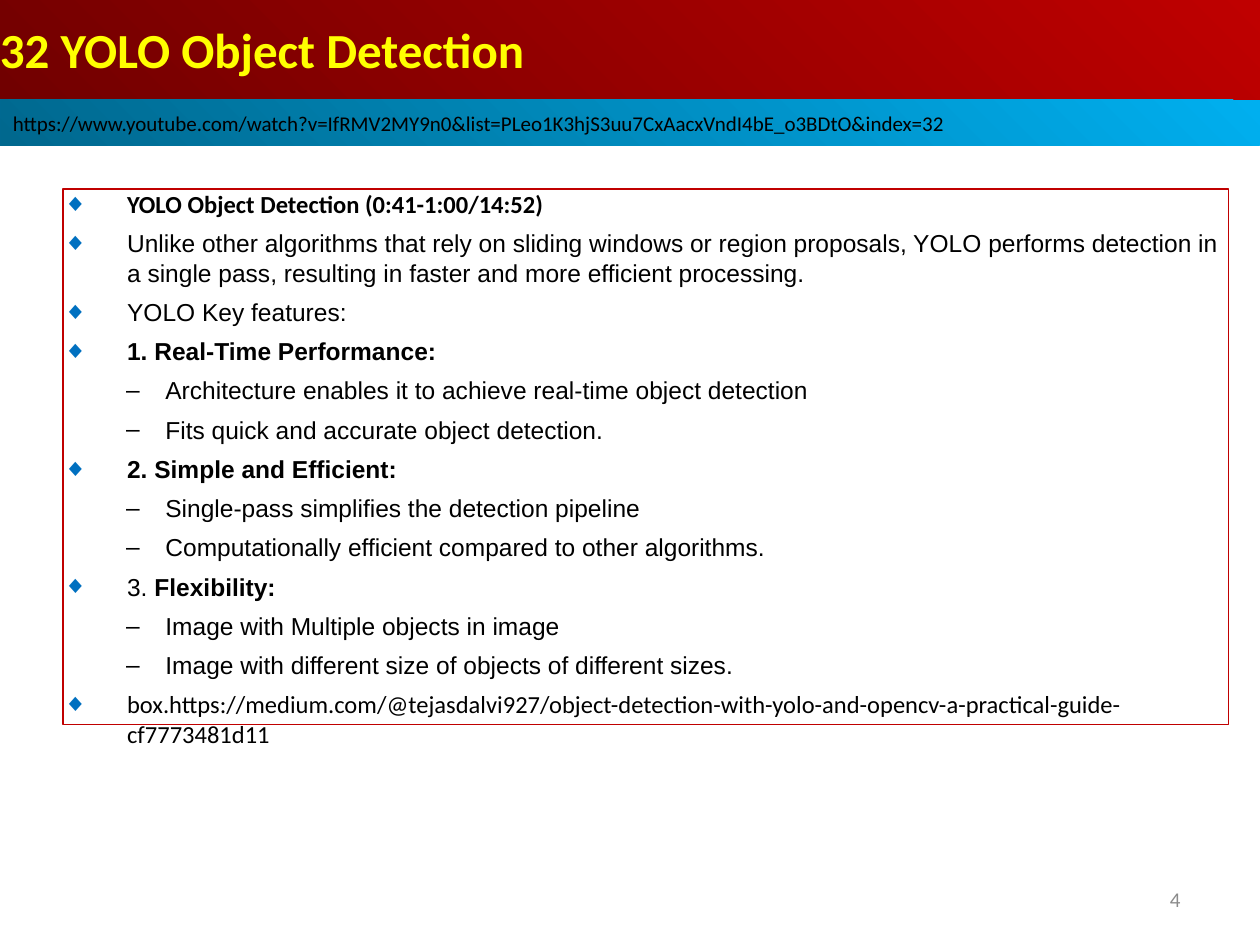
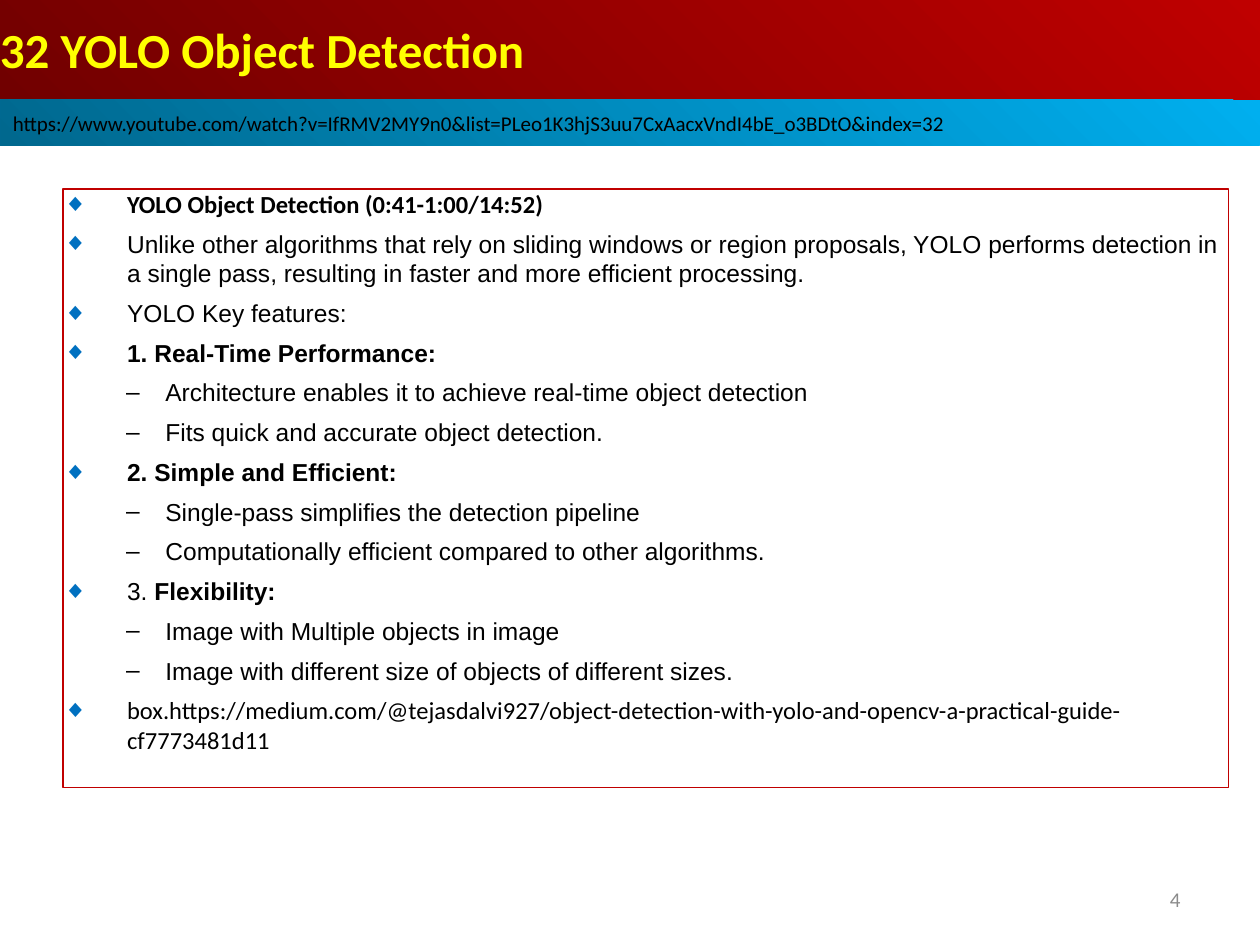
Before and after one commit to peterhchen/AIU_CS512_DL, a slide deck: slide 4 of 000_Lecture_Project/week15/01_Lecture/32.01_YOLO_History.ppt. Drawn at 1260x945 pixels with LibreOffice and Linux fonts; fonts in the diff are those of the drawing. Boxes give left, top, right and bottom in pixels: in the first picture for what was removed or moved away, otherwise in the second. Text is boxed around its words. In the diff, an @@ line names an element or a change of style, - is before the commit and + after.

```diff
--- a/000_Lecture_Project/week15/01_Lecture/32.01_YOLO_History.ppt
+++ b/000_Lecture_Project/week15/01_Lecture/32.01_YOLO_History.ppt
@@ rectangle "YOLO Object Detection (0:41-1:00/14:52)" resized from (x1=63, y1=189, x2=1228, y2=724) to (x1=63, y1=189, x2=1228, y2=788) @@
```
Also in this commit, not shown: 3 other slides changed, 1 other file.
